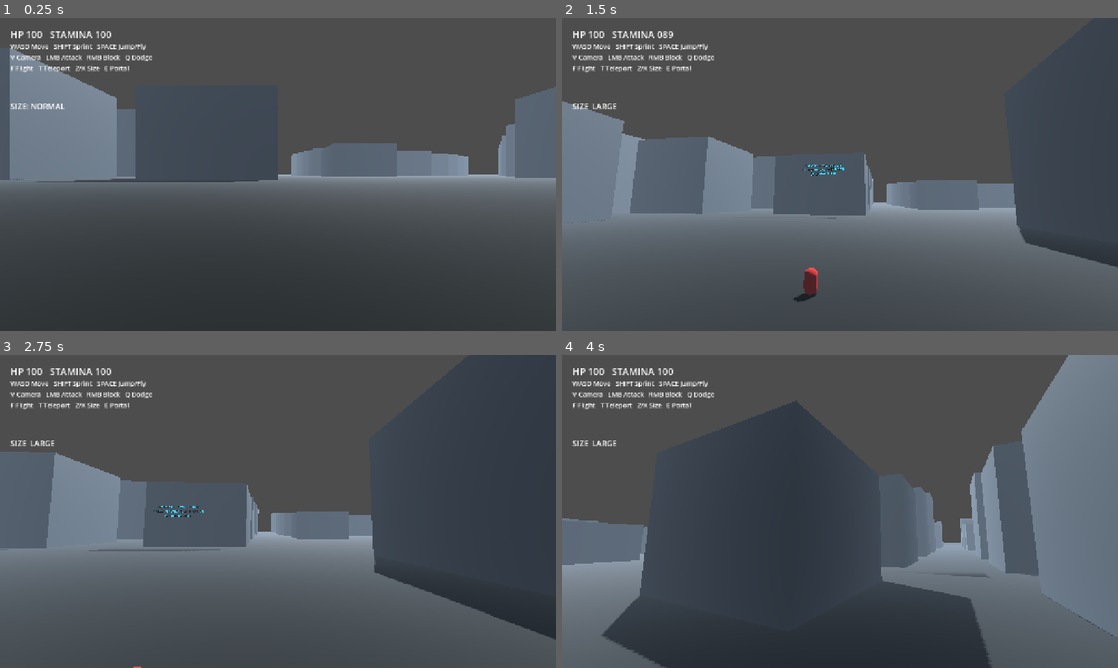
Above: before the commit, frames 1-4 (two rows, left to right).
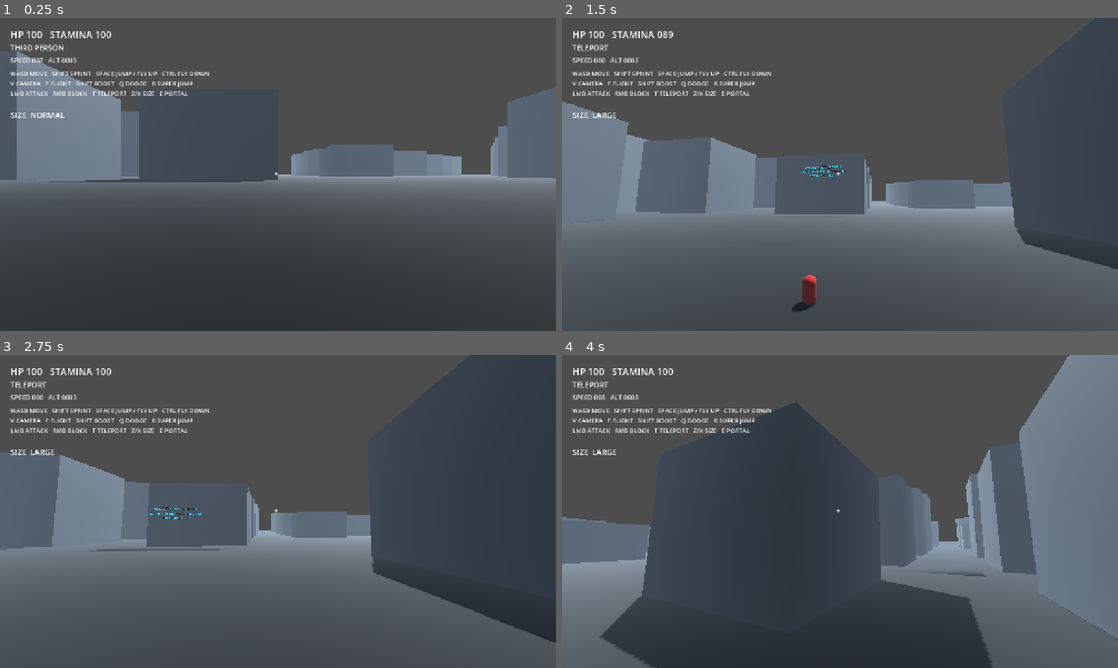
Above: after the commit, the same moments.

Repository: johnhenrystoney25/aeris
Game: Godot game, scene res://scenes/main/main.tscn
Same seed, same stepped clock (60 frames per second), same inputs: the game is played once before the commit and once after it.
Inputs (mouse positions are in pixels of both pictures, inside the frame that each line leads up to):
- Up to frame 1 (0.25 s): no input
- Up to frame 2 (1.5 s): tap Enter at 0.5 s; move the mouse to (867, 174) at 0.52 s; hold X (ability_size_up) from 0.53 s (still down); tap F (ability_flight) at 0.6 s; click (867, 174) at 0.67 s; tap Space (jump) at 0.77 s; move the mouse to (812, 174) at 1.27 s; tap T (ability_teleport) at 1.35 s
- Up to frame 3 (2.75 s): keep holding X (ability_size_up); tap Space (jump) at 1.52 s; move the mouse to (289, 505) at 2.02 s; click (289, 505) at 2.1 s
- Up to frame 4 (4 s): keep holding X (ability_size_up); tap Space (jump) at 2.75, 3.02, 3.77 s; move the mouse to (834, 517) at 2.77 s; right-click (834, 517) at 2.85 s; click (834, 517) at 2.92 s; move the mouse to (878, 514) at 3.52 s; tap Q (dodge) at 3.6 s

The runs differ from the first frame. In frame 1, 3.2% of the frame differs, in the area x 1-100%, y 8-53%; in frame 2, 3.4%; in frame 3, 3.1%; in frame 4, 3.8%, in the area x 0-100%, y 0-100%.
Error before the commit: Invalid assignment of property or key 'visible' with value of type 'bool' on a base object of type 'null instance'. (res://scripts/player/player.gd:236)
Error after the commit: Trying to assign value of type 'CPUParticles3D' to a variable of type 'GPUParticles3D'. (res://scripts/player/player.gd:40)

Commit message:
Upgrade player presentation, first-person arms, flight FX and HUD

Diff:
--- a/scenes/player/player.tscn
+++ b/scenes/player/player.tscn
@@ -9,24 +9,57 @@
 [sub_resource type="CapsuleMesh" id="BodyMesh"]
 radius = 0.45
 height = 1.8
+radial_segments = 20
+rings = 8
 
 [sub_resource type="StandardMaterial3D" id="BodyMat"]
-albedo_color = Color(0.12, 0.35, 0.9, 1)
-metallic = 0.15
-roughness = 0.45
+albedo_color = Color(0.06, 0.32, 0.72, 1)
+metallic = 0.25
+roughness = 0.32
 
 [sub_resource type="SphereMesh" id="HeadMesh"]
 radius = 0.34
 height = 0.68
-
-[sub_resource type="StandardMaterial3D" id="HeadMat"]
-albedo_color = Color(0.55, 0.32, 0.2, 1)
-roughness = 0.7
-
-[sub_resource type="StandardMaterial3D" id="PortalGlow"]
+radial_segments = 20
+rings = 12
+
+[sub_resource type="StandardMaterial3D" id="SkinMat"]
+albedo_color = Color(0.48, 0.25, 0.13, 1)
+roughness = 0.62
+
+[sub_resource type="BoxMesh" id="ChestMesh"]
+size = Vector3(0.62, 0.42, 0.18)
+
+[sub_resource type="StandardMaterial3D" id="ChestMat"]
+albedo_color = Color(0.02, 0.08, 0.14, 1)
+metallic = 0.7
+roughness = 0.25
+
+[sub_resource type="SphereMesh" id="CoreMesh"]
+radius = 0.12
+height = 0.24
+
+[sub_resource type="StandardMaterial3D" id="CoreMat"]
+albedo_color = Color(0.02, 0.2, 0.35, 1)
 emission_enabled = true
-emission = Color(0.1, 0.75, 1, 1)
-emission_energy_multiplier = 4.0
+emission = Color(0.0, 0.85, 1.0, 1)
+emission_energy_multiplier = 6.0
+
+[sub_resource type="BoxMesh" id="LimbMesh"]
+size = Vector3(0.18, 0.72, 0.18)
+
+[sub_resource type="StandardMaterial3D" id="LimbMat"]
+albedo_color = Color(0.035, 0.10, 0.20, 1)
+metallic = 0.35
+roughness = 0.38
+
+[sub_resource type="BoxMesh" id="ArmMesh"]
+size = Vector3(0.22, 0.85, 0.22)
+
+[sub_resource type="StandardMaterial3D" id="ArmMat"]
+albedo_color = Color(0.08, 0.18, 0.32, 1)
+metallic = 0.45
+roughness = 0.3
 
 [sub_resource type="SphereMesh" id="FlashMesh"]
 radius = 0.8
@@ -34,8 +67,20 @@
 
 [sub_resource type="StandardMaterial3D" id="FlashMat"]
 transparency = 1
+shading_mode = 0
 emission_enabled = true
-emission = Color(0.2, 0.8, 1, 1)
+emission = Color(0.05, 0.75, 1, 1)
+emission_energy_multiplier = 8.0
+
+[sub_resource type="SphereMesh" id="ParticleMesh"]
+radius = 0.055
+height = 0.11
+
+[sub_resource type="StandardMaterial3D" id="ParticleMat"]
+shading_mode = 0
+transparency = 1
+emission_enabled = true
+emission = Color(0.1, 0.75, 1, 1)
 emission_energy_multiplier = 8.0
 
 [node name="Player" type="CharacterBody3D"]
@@ -54,50 +99,141 @@
 
 [node name="Head" type="MeshInstance3D" parent="."]
 mesh = SubResource("HeadMesh")
-material_override = SubResource("HeadMat")
+material_override = SubResource("SkinMat")
 position = Vector3(0, 2.0, 0)
+
+[node name="ChestPlate" type="MeshInstance3D" parent="."]
+mesh = SubResource("ChestMesh")
+material_override = SubResource("ChestMat")
+position = Vector3(0, 1.05, -0.39)
+
+[node name="Core" type="MeshInstance3D" parent="."]
+mesh = SubResource("CoreMesh")
+material_override = SubResource("CoreMat")
+position = Vector3(0, 1.08, -0.50)
+
+[node name="LeftArm" type="MeshInstance3D" parent="."]
+mesh = SubResource("ArmMesh")
+material_override = SubResource("ArmMat")
+position = Vector3(-0.58, 1.0, 0)
+rotation_degrees = Vector3(0, 0, -8)
+
+[node name="RightArm" type="MeshInstance3D" parent="."]
+mesh = SubResource("ArmMesh")
+material_override = SubResource("ArmMat")
+position = Vector3(0.58, 1.0, 0)
+rotation_degrees = Vector3(0, 0, 8)
+
+[node name="LeftLeg" type="MeshInstance3D" parent="."]
+mesh = SubResource("LimbMesh")
+material_override = SubResource("LimbMat")
+position = Vector3(-0.22, 0.38, 0)
+
+[node name="RightLeg" type="MeshInstance3D" parent="."]
+mesh = SubResource("LimbMesh")
+material_override = SubResource("LimbMat")
+position = Vector3(0.22, 0.38, 0)
 
 [node name="CameraPivot" type="Node3D" parent="."]
 position = Vector3(0, 1.65, 0)
 
 [node name="ThirdPersonCamera" type="Camera3D" parent="CameraPivot"]
-position = Vector3(0, 0.35, 5.5)
+position = Vector3(0, 0.45, 6.2)
 rotation_degrees = Vector3(0, 180, 0)
 current = true
-fov = 72.0
+fov = 74.0
 
 [node name="FirstPersonCamera" type="Camera3D" parent="CameraPivot"]
-position = Vector3(0, 0.05, -0.2)
+position = Vector3(0, 0.03, -0.25)
 current = false
-fov = 80.0
+fov = 82.0
+
+[node name="FirstPersonArms" type="Node3D" parent="."]
+visible = false
+
+[node name="LeftArm" type="MeshInstance3D" parent="FirstPersonArms"]
+mesh = SubResource("ArmMesh")
+material_override = SubResource("ArmMat")
+position = Vector3(-0.42, 1.35, -0.62)
+rotation_degrees = Vector3(-12, 0, -18)
+
+[node name="RightArm" type="MeshInstance3D" parent="FirstPersonArms"]
+mesh = SubResource("ArmMesh")
+material_override = SubResource("ArmMat")
+position = Vector3(0.42, 1.35, -0.62)
+rotation_degrees = Vector3(-12, 0, 18)
+
+[node name="FirstPersonCore" type="MeshInstance3D" parent="FirstPersonArms"]
+mesh = SubResource("CoreMesh")
+material_override = SubResource("CoreMat")
+position = Vector3(0, 1.05, -0.65)
 
 [node name="TeleportFlash" type="GPUParticles3D" parent="."]
 emitting = false
-amount = 24
-lifetime = 0.35
+amount = 32
+lifetime = 0.4
+
+[node name="FlightFX" type="CPUParticles3D" parent="."]
+emitting = false
+amount = 36
+lifetime = 0.65
+local_coords = true
+direction = Vector3(0, -1, 0)
+spread = 35.0
+gravity = Vector3(0, -3, 0)
+initial_velocity_min = 2.0
+initial_velocity_max = 6.0
+scale_amount_min = 0.35
+scale_amount_max = 0.8
+mesh = SubResource("ParticleMesh")
+color = Color(0.05, 0.75, 1, 0.85)
 
 [node name="HUD" type="CanvasLayer" parent="."]
 
 [node name="Health" type="Label" parent="HUD"]
 offset_left = 24.0
 offset_top = 22.0
-offset_right = 260.0
+offset_right = 400.0
 offset_bottom = 52.0
 theme_override_font_sizes/font_size = 22
-text = "HEALTH 100"
+text = "HP 100   STAMINA 100"
+
+[node name="Status" type="Label" parent="HUD"]
+offset_left = 24.0
+offset_top = 56.0
+offset_right = 720.0
+offset_bottom = 84.0
+theme_override_font_sizes/font_size = 17
+text = "THIRD PERSON"
+
+[node name="Speed" type="Label" parent="HUD"]
+offset_left = 24.0
+offset_top = 86.0
+offset_right = 400.0
+offset_bottom = 112.0
+theme_override_font_sizes/font_size = 15
+text = "SPEED 000   ALT 0000"
 
 [node name="Controls" type="Label" parent="HUD"]
 offset_left = 24.0
-offset_top = 54.0
-offset_right = 620.0
-offset_bottom = 180.0
-theme_override_font_sizes/font_size = 15
-text = "WASD Move   SHIFT Sprint   SPACE Jump/Fly\nV Camera   LMB Attack   RMB Block   Q Dodge\nF Flight   T Teleport   Z/X Size   E Portal"
+offset_top = 118.0
+offset_right = 760.0
+offset_bottom = 202.0
+theme_override_font_sizes/font_size = 14
+text = "WASD MOVE   SHIFT SPRINT   SPACE JUMP / FLY UP   CTRL FLY DOWN\nV CAMERA   F FLIGHT   SHIFT BOOST   Q DODGE   R SUPER JUMP\nLMB ATTACK   RMB BLOCK   T TELEPORT   Z/X SIZE   E PORTAL"
+
+[node name="Crosshair" type="Label" parent="HUD"]
+offset_left = 632.0
+offset_top = 342.0
+offset_right = 648.0
+offset_bottom = 370.0
+theme_override_font_sizes/font_size = 22
+text = "•"
 
 [node name="SizeIndicator" type="Label" parent="."]
 offset_left = 24.0
-offset_top = 190.0
+offset_top = 210.0
 offset_right = 300.0
-offset_bottom = 220.0
+offset_bottom = 240.0
 theme_override_font_sizes/font_size = 18
-text = "SIZE: NORMAL"
+text = "SIZE  NORMAL"
Not shown: 1 places in scenes/player/player.tscn that only renumber resources
